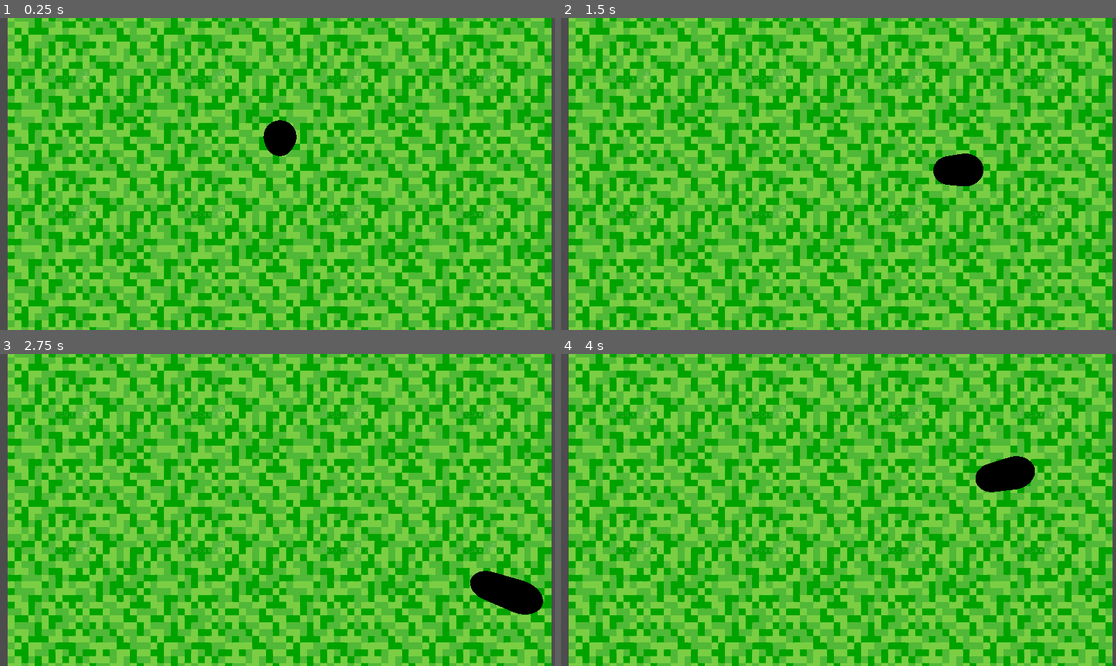
Above: before the commit, frames 1-4 (two rows, left to right).
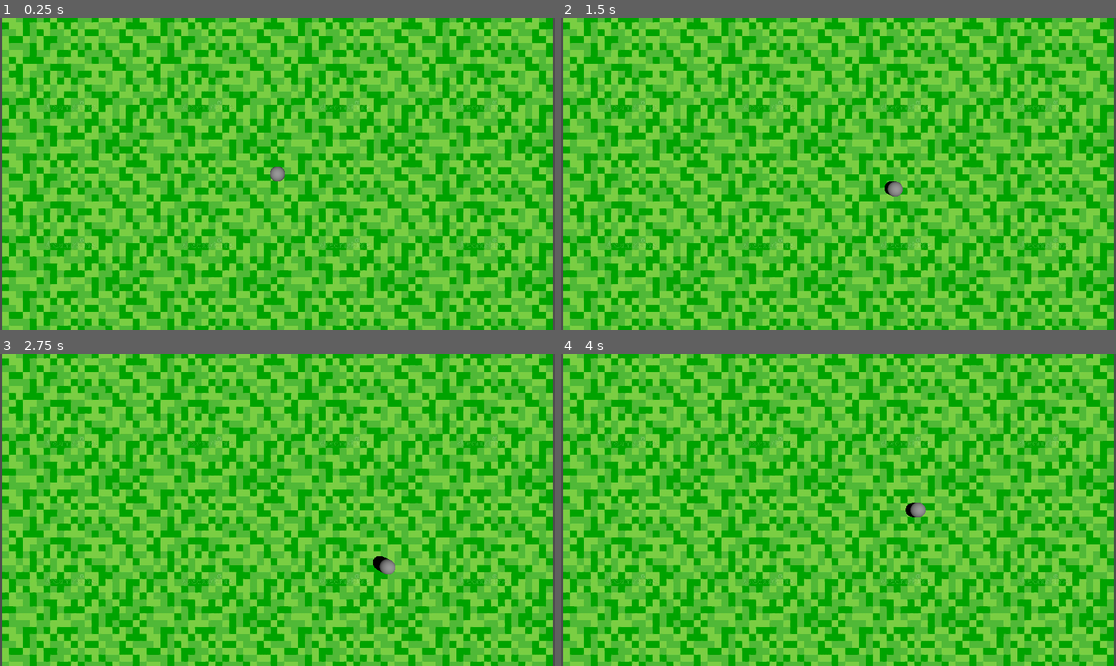
Above: after the commit, the same moments.

Repository: ESORRAL/TD2_Godot
Game: Godot game, scene res://main.tscn
Same seed, same stepped clock (60 frames per second), same inputs: the game is played once before the commit and once after it.
Inputs:
- Up to frame 1 (0.25 s): no input
- Up to frame 2 (1.5 s): tap Enter at 0.5 s; hold D (p_right) 0.53-1.28 s; hold S (p_down) from 1.28 s (still down)
- Up to frame 3 (2.75 s): release S (p_down) at 2.03 s; hold D (p_right) from 2.03 s (still down)
- Up to frame 4 (4 s): release D (p_right) at 2.78 s; hold W (p_up) 2.78-3.53 s; hold A (p_left) from 3.53 s (still down)

The runs differ from the first frame. In frame 1, 66% of the frame differs, in the area x 0-100%, y 0-100%; in frame 2, 66%; in frame 3, 66%; in frame 4, 66%.

Commit message:
Ajout lumière

Diff:
--- a/bomber-man/main.tscn
+++ b/bomber-man/main.tscn
@@ -9,8 +9,11 @@
 transform = Transform3D(1, 0, 0, 0, 1, 0, 0, 0, 1, 0, 1, 0)
 
 [node name="GridMap" parent="." unique_id=368750449 instance=ExtResource("2_0xm2m")]
-transform = Transform3D(10, 0, 0, 0, 10, 0, 0, 0, 10, 0, 0, 0)
+transform = Transform3D(20, 0, 0, 0, 20, 0, 0, 0, 20, 0, 0, 0)
 
 [node name="Camera3D" type="Camera3D" parent="." unique_id=1070154041]
-transform = Transform3D(1, 0, 0, 0, -4.371139e-08, 1, 0, -1, -4.371139e-08, -0.076024294, 8.658199, 1.1204593)
+transform = Transform3D(1, 0, 0, 0, -4.371139e-08, 1, 0, -1, -4.371139e-08, 0, 17.088, 0)
 fov = 67.072334
+
+[node name="DirectionalLight3D" type="DirectionalLight3D" parent="." unique_id=467594011]
+transform = Transform3D(1, 0, 0, 0, -4.371139e-08, 1, 0, -1, -4.371139e-08, 0, 17.556887, 0)
